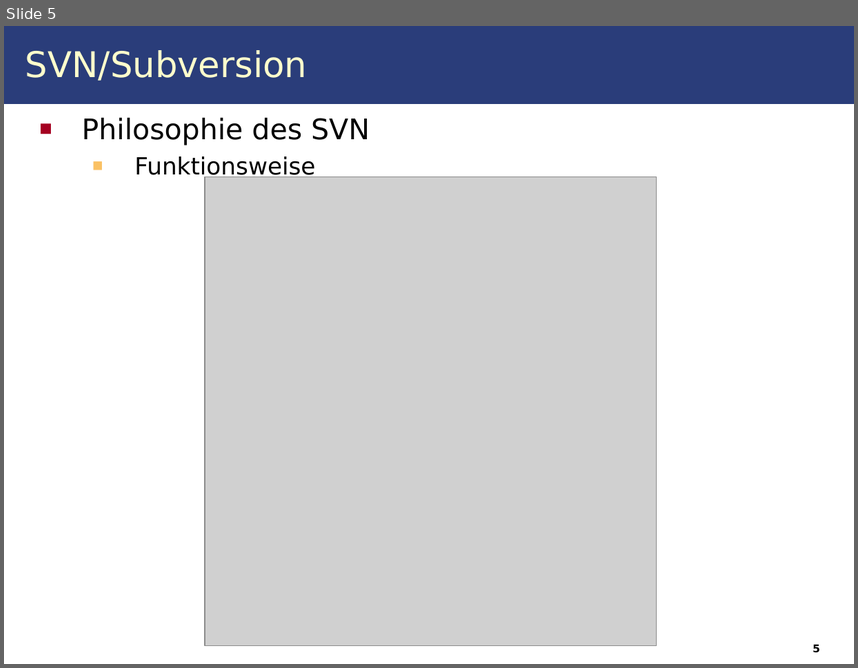
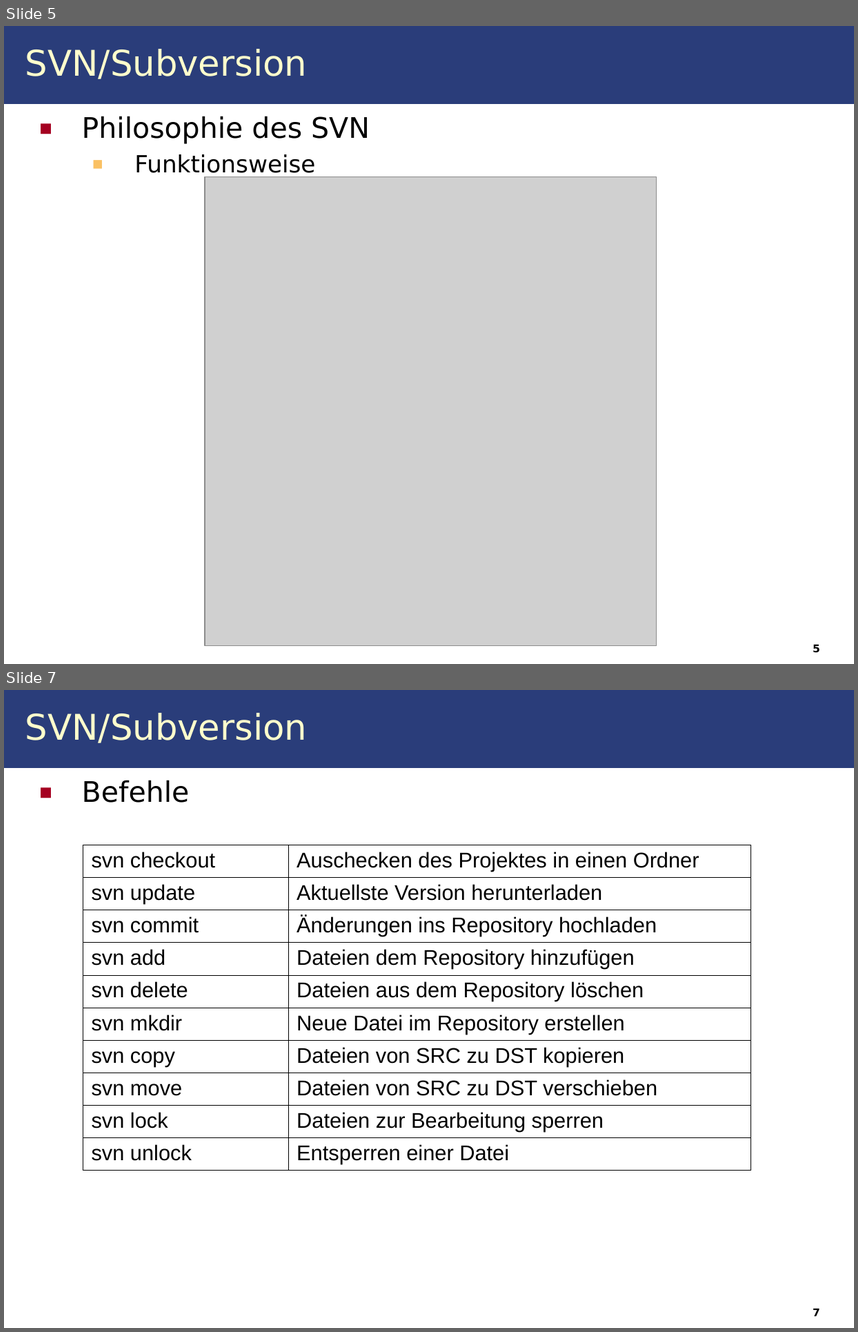
Before and after one commit to IAAS/decidr, a slide deck: seminars/at/Seminar.ppt. Shown one above the other, each under a label of ours: slide 5 before the commit, slides 5 and 7 after it; the slides between them are not shown. The pictures are 858x668 and 858x1332 pixels, drawn with LibreOffice and Linux fonts; fonts in the diff are those of the drawing; grey boxes stand for pictures. Boxes give left, top, right and bottom in pixels: in the first picture for what was removed or moved away, otherwise in the second. Text is boxed around its words. In the diff, an @@ line names an element or a change of style, - is before the commit and + after.

```diff
--- a/seminars/at/Seminar.ppt
+++ b/seminars/at/Seminar.ppt
@@ slide 7 added at <box>4,690,854,1328</box>, background #FFFFFF; not listed: 1 template element that a slide beside it also shows @@
@@ title added at <box>25,713,308,743</box>, 30 pt, text #FFFFCC @@
+SVN/Subversion
@@ text added at <box>82,780,190,802</box>, 24 pt, text #000000 @@
+■ Befehle
@@ table added at <box>83,845,751,1170</box>, 10 rows, 2 columns @@
+svn checkout | Auschecken des Projektes in einen Ordner
+svn update | Aktuellste Version herunterladen
+svn commit | Änderungen ins Repository hochladen
+svn add | Dateien dem Repository hinzufügen
+svn delete | Dateien aus dem Repository löschen
+svn mkdir | Neue Datei im Repository erstellen
+svn copy | Dateien von SRC zu DST kopieren
+svn move | Dateien von SRC zu DST verschieben
+svn lock | Dateien zur Bearbeitung sperren
+svn unlock | Entsperren einer Datei
@@ page number added at <box>813,1308,820,1316</box>, 9 pt, text #000000, bold @@
+7
@@ slide 5 changed as well @@
@@ title "SVN/Subversion" at <box>25,49,308,79</box>: line spacing 1 to 0.97 @@
@@ text "Philosophie des SVN" at <box>82,116,370,178</box>: line spacing 1 to 0.97 @@
```
Also in this commit, not shown: 5 other slides changed, 13 other slides added, 9 other files.
